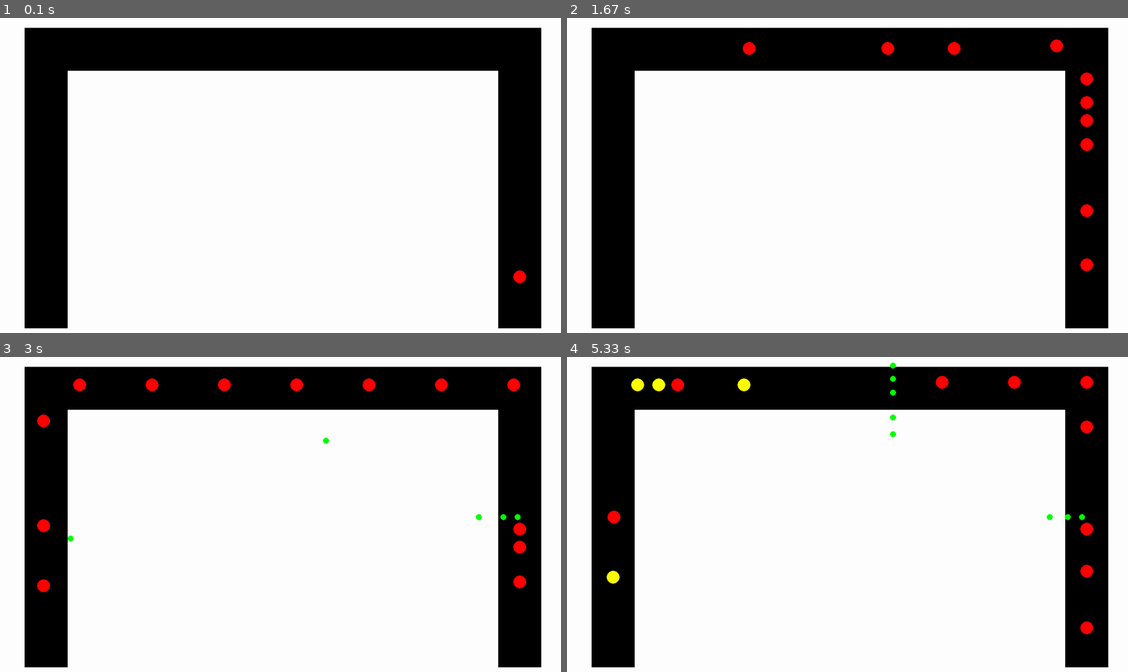
Above: before the commit, frames 1-4 (two rows, left to right).
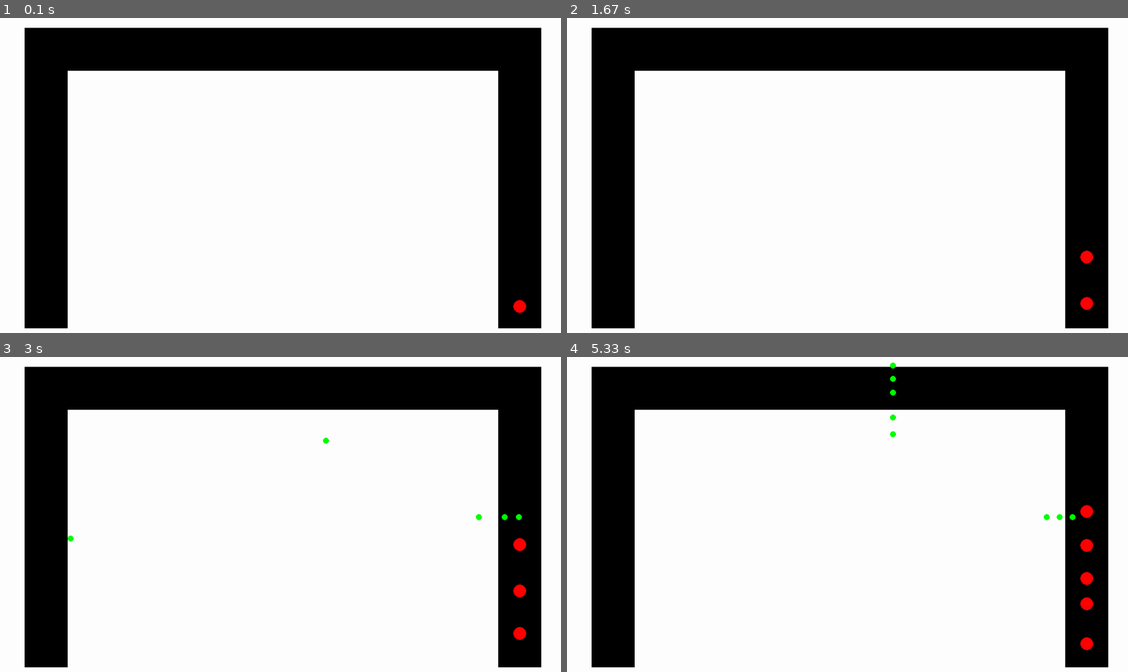
Above: after the commit, the same moments.

Repository: JCoder121/carsim
Game: pygame game, started from files/jeff_MASTER.py
Same seed, same stepped clock (60 frames per second), same inputs: the game is played once before the commit and once after it.
Inputs (mouse positions are in pixels of both pictures, inside the frame that each line leads up to):
- Up to frame 1 (0.1 s): no input
- Up to frame 2 (1.67 s): click (858, 188) at 0.38 s
- Up to frame 3 (3 s): tap Enter at 1.67 s; tap Space at 2, 2.4, 2.7, 2.9 s
- Up to frame 4 (5.33 s): tap Space at 3.23, 3.53, 3.73, 4.03, 4.3, 4.63, 4.93, 5.07 s

The runs differ from the first frame. In frame 1, 0.2% of the frame differs, in the area x 91-94%, y 80-94%; in frame 2, 0.9%; in frame 3, 1.2%; in frame 4, 1.5%, in the area x 7-94%, y 5-94%.

Commit message:
file update

Diff:
--- a/files/calculate.py
+++ /dev/null
@@ -1,41 +0,0 @@
-#take in data and calculate using number praser
-#no passengers
-#will need to take in first line and print tha ONtCE (no ped, 1 ped every second, etc)
-
-import glob
-import os
-
-#NEED A TITLE
-
-data_list = []
-path = "/Users/jeffrey/Documents/Github/carsim/files/testing_current/*.txt"
-
-files = glob.glob(path)
-
-#find integers in all folders: seconds for cars to pass
-for name in files:
-    with open(name) as f:
-
-    	for line in f:
-    		try:
-    			value = int(line)
-    			data_list.append(value)
-    		except ValueError:
-    			pass
-
-    	f.close()
-
-
-#caluculate statistics
-average = 0
-car_sum = 0
-for item in data_list:
-	car_sum += item
-
-average = car_sum / (len(data_list))
-
-with open
-print("\naverage seconds needed: %0.2f" % average)
-
-
-print("done")
--- a/files/most_current.py
+++ b/files/jeff_MASTER.py
@@ -4,8 +4,13 @@
 
 #updated section 3/20/20 8:10PM
 #anichau and jeffchen
-#signed jeffrey chen
-#make the cars spawn closer together with less in
+#signed Anirudh Chaudhary
+#Update: Sequential Car Dropoff: Cars will dropoff if the car in front of it dropped off
+
+'''Things to do:
+1. Sequential car dropping if in the dropoff zone and the car in front is also dropping off
+2. Drop off in the vertical and horizontal direction
+'''
 import pygame
 import random
 import math
@@ -16,10 +21,8 @@
 '''
 notes:
 YELLOW CARS = HAVE DROPPED OFF ALREADY
-
 next step:
 do average speed, etc. in mph
-
 COMMON LOCATIONS
 '''
 
@@ -35,17 +38,16 @@
 SCREEN_WIDTH = 1430
 SCREEN_HEIGHT = 850
 CAR_SIZE = 15
-#SPEED = 0.1
-SPEED = 100
+SPEED = 0.1
 PERSON_SPEED = 1.5
 PERSON_WALK = 200
-MAXSPEED = 14
-#MAXSPEED = 1.5
-#ACCEL = 0.5
-ACCEL = 5
+MAXSPEED = 1.5
+ACCEL = 0.5
 RANDOMPARAM = 8
-INFRONT = 35
+INFRONT = 40
 SWEEP = 20
+
+WAITTIME = 100000
 #change dt for acceleration change, bigger = faster accel
 dt = 0.0006
 
@@ -69,14 +71,22 @@
 
         self.drop_val = -1
         self.drop_x = 0
+        self.drop_y = 0
+
         self.drop_bool = True
         self.accel_bool = True
-
-
-    def stop(self, should_drop):
+        self.is_dropped = False
+        self.pass_bool = True
+        self.drop = False
+        self.time = random.randint(10,15)
+        self.dropping = ""
+        self.start_time_bool = True
+
+
+    def stop(self, the_drop_bool):
         self.speed = 0
         self.accel = 0
-        if should_drop:
+        if the_drop_bool:
             self.color = YELLOW
 
     def detect(self, detect_var):
@@ -98,7 +108,7 @@
                 if (detect_value==RED) or (detect_value==GREEN) or (detect_value==YELLOW):
                     self.accel_bool = False
                     self.stop(False)
-                    return self.accel_bool
+                    return (self.accel_bool)         #in the future, experiment with seeing if you can return the detect_value and self.accel_bool
 
 
     def accelerate(self, var1):
@@ -114,7 +124,7 @@
             #top
             elif var1 == 1:
                 self.x += -MAXSPEED
-            #left
+            #lieft
             elif var1 == 2:
                 self.y += MAXSPEED
 
@@ -152,7 +162,7 @@
     Function to make a new, random car.
     """
     car = Car()
-    car.drop = random.randint(77, 250) * 2
+    car.drop_x = random.randint(77, 250) * 2
 
     return car
 
@@ -205,14 +215,14 @@
     #first_cross = make_person()
     #person_list.append(first_cross)
     my_seconds = 0
-    '''
-    real_time = strftime("%Y-%m-%d %H-%M-%S", gmtime())
-    save_path = "/Users/jeffrey/Documents/Github/carsim/files/testing_current"
-    filestring = "rawdata- " + str(real_time) + ".txt"
-    complete_name = os.path.join(save_path, filestring)
-
-    f = open(complete_name, "a+")
-    '''
+    start_seconds = 0
+    start_seconds_bool = True
+    end_seconds = 0
+    total_seconds = 0
+    first_car_bool = True
+    dropping = ""
+    initial_time_bool = True
+
 
 
     # -------- Main Program Loop -----------
@@ -224,7 +234,6 @@
             #on sublime, use below
             if event.type == pygame.QUIT:
                 done = True
-                f.close()
 
             if event.type == pygame.MOUSEBUTTONDOWN:
                 spawn_bool = True
@@ -244,24 +253,6 @@
             if event.type == pygame.KEYDOWN:
                 person = make_person()
                 person_list.append(person)
-
-            #on IDLE, use below
-            '''
-            if event.type == pygame.QUIT:
-                done = True
-
-            if event.type == pygame.KEYDOWN:
-                print('something')
-                #Space bar spawn a new car.
-                #prevent rapid firing spawn
-                if event.key == pygame.K_SPACE and car.y < 680:
-                    print('hello')
-                    car = make_car()
-                    car_list.append(car)
-                if event.key == pygame.K_RETURN:
-                    person = make_person()
-                    person_list.append(person)
-            '''
 
         #random car spawn
         random_car = random.randint(1,RANDOMPARAM)
@@ -277,9 +268,11 @@
 
         #check if random match and there is a car within rectangular area of start
         if (random_car==3) and spawn_bool:
-        #and len(car_list)<4: - len car list to restrict car number at once on screen
+            #- len car list to restrict car number at once on screen
             car = make_car()
             car_list.append(car)
+
+
 
 
         #random pedestrian spawn
@@ -287,6 +280,7 @@
         #random_ped = 3
         if (random_ped == 3):
             pass
+            #see how this goes
             #person = make_person()
             #person_list.append(person)
 
@@ -307,18 +301,35 @@
             #see if car is on top side, will go horizontal left
 
             elif car.x > 155 and car.y < 100:
-                the_wait_list = [0.005, 0.075, 0.01]
-                #if(int(car.x)==car.drop) or (int(car.x-1)==car.drop_x):
-                if int(car.x) in range(car.drop-2, car.drop+2):
+                detect_val = screen.get_at((int(car.x)-INFRONT, int(car.y)))
+                current_time = pygame.time.get_ticks() / 1000
+
+                if(((int(car.x)==car.drop_x) or (int(car.x-1)==car.drop_x)) and (car.drop == False) and (car.dropping != "In Progress")):  #If the car is in its intended drop off location and it hasn't dropped and it isn't dropping
+                   car.stop(True)
+                   car.dropping = "In Progress"
+                   print(car.dropping)
+                   if car.start_time_bool:
+                       start = pygame.time.get_ticks() / 1000
+                       car.start_time_bool = False
+
+
+                elif (detect_val == YELLOW and (car.x >154 and car.x < 500) and (car.drop == False) and (car.dropping != "In Progress")): #If the car in front is dropping and the present car is not dropping
+                   car.stop(True)
+                   car.dropping = "In Progress"         #A Consideration: If the car in front of the present car stops only slightly at a turn for example, the present car will signify that it is dropping off. As a result, it sometimes doesn't wait as long as a normal dropoff would. If it is a big deal then we can set a timer for 5 seconds or so for  mandatory waiting
+                   print("Car in front stopped")
+
+
+                elif (car.dropping =="In Progress"):
                     car.stop(True)
-                    car.x -= the_wait_list[random.randint(0,2)]
-
-
-                car.detect(1)
-                if car.accel_bool:
-                    car.accelerate(1)
-
-            elif car.x < 155 and car.y > 90:
+                    if current_time > start + car.time:
+                        car.drop = True
+                        car.dropping = ""
+                else:
+                    car.detect(1)
+                    if car.accel_bool:
+                        car.accelerate(1)
+
+            elif car.x < 156 and car.y > 90:
                 #see if car is on left side, will go vertical down
                 car.detect(2)
                 if car.accel_bool:
@@ -329,58 +340,28 @@
             if car.y >(SCREEN_HEIGHT - 50) and car.x<(200):
                 del car_list[0]
                 car_count+=1
-                print("cars crossed:", car_count)
-                #print("a")
-
+                if car_count == 1 and first_car_bool:
+                    start_seconds = pygame.time.get_ticks() / 1000
+                    first_car_bool = False
+                #print("cars crossed:", car_count)
+                print(str(car_count) + " cars")
+                print("Time elapsed " + str(total_seconds))
+                #cars_compare = 100
+
+                #LOOK HERE ANICHAU
                 #currently, on every car pass, write time needed
                 #if writing time only for all 100 to pass, change cars_compare to 100
-                cars_compare = 10
-                #cars_compare = 100
+                cars_compare = 130
                 if car_count == cars_compare:
-                    #hundred_cars_bool = True
-                    real_time = strftime("%Y-%m-%d %H-%M-%S", gmtime())
-                    save_path = "/Users/jeffrey/Documents/Github/carsim/files/testing_current"
-                    filestring = "rawdata- " + str(real_time) + ".txt"
-                    complete_name = os.path.join(save_path, filestring)
-
-                    f = open(complete_name, "a+")
-                    #body_print = "\n\nseconds needed for all " + str(car_count) + " cars to pass: " + str(int(mytime)) + " seconds"
-                    body_print = "\n\nseconds needed for all cars to pass: \n" + str(int(mytime))
-                    print(body_print)
-                    #various hundred car trials below
-                    #f.write("\nthis is first go")
-                    f.write("\nTime Elapsed for Hundred Cars, No Pedestrians")
-                    #write in the date or something else as well
-                    #f.write("Time Elapsed for Hundred Cars, Randomly Spawned Pedestrians")
-                    #f.write("Time Elapsed for Hundred Cars, Pedestrians in Ten Second Intervals")
-                    #f.write("Time Elapsed for Hundred Cars, Pedestrians in Twenty Second Intervals")
-                    #f.write("Time Elapsed for Hundred Cars, Pedestrians in Thirty Second Intervals")
-
-                    f.write(body_print)
-                    f.write("\n\n~~")
-                    f.close()
-
-                    #done = True
-
-                    #FIX NO SUCH FILE OR DIRECTORY SO IT DOESNT WRITE
-                    #delete all cars already created and write new data
-
-
-
-                    car_list.clear()
-                    car_count = 0
-                    my_seconds = 0
-
-
-
-                    #hundred_cars_bool = False
+                    hundred_cars_bool = True
+                    done = True
 
                 #fail safe to check if car going down is still red - not dropped off = bug and need to be fixed
 
                 '''
                 #will go through this later
                 if car.color == RED:
-                    print("car not dropped off, something wrong")
+                    print("car not dropped off, something wrong")
                     done = True
                 '''
 
@@ -464,15 +445,47 @@
 
         # --- Wrap-up, limit to 60 frames per second
         clock.tick(60)
-        my_seconds+=1
-        mytime = my_seconds/60
+        #my_seconds+=1
+        #mytime = my_seconds/60
+
+
+        #print(int(mytime))
+        end_seconds = pygame.time.get_ticks() / 1000
+        total_seconds = end_seconds - start_seconds
+
 
         # update screen with newly drawn
         pygame.display.flip()
 
     # Close everything
     pygame.quit()
-    f.close()
+    if hundred_cars_bool:
+        body_print = "\n\nMinutes needed for 100 cars to pass: " + str(float(total_seconds/60)) + " with wait time between 10 and 15 seconds"
+        print(body_print)
+
+        real_time = strftime("%Y-%m-%d %H-%M-%S", gmtime())
+        save_path = "/Users/jeffrey/Documents/Github/carsim/files/testing_current"
+
+        filestring = "rawdata- " + str(real_time) + ".txt"
+        complete_name = os.path.join(save_path, filestring)
+
+        f = open(complete_name, "a+")
+        #f = open(complete_name, "w")
+        #f = open("text.txt", "a+")
+
+        #various hundred car trials below
+        #f.write("\nthis is first go")
+        f.write("Time Elapsed for 100 Cars, No Pedestrians")
+        #write in the date or something else as well
+        #f.write("Time Elapsed for 100 Cars, Randomly Spawned Pedestrians")
+        #f.write("Time Elapsed for 100 Cars, Pedestrians in 10 Second Intervals")
+        #f.write("Time Elapsed for 100 Cars, Pedestrians in 20 Second Intervals")
+        #f.write("Time Elapsed for 100 Cars, Pedestrians in 30 Second Intervals")
+
+        f.write(body_print)
+        f.write("\n\n=================================================")
+        f.close()
+
 
 if __name__ == "__main__":
     main()
--- a/files/testing.py
+++ /dev/null
@@ -1,6 +0,0 @@
-#testing int
-
-this = "a test"
-
-if this is int:
-	print("something")
--- /dev/null
+++ b/files/testing_current/rawdata- 2020-04-01 00-11-05.txt
@@ -0,0 +1,7 @@
+
+Time Elapsed for Hundred Cars, No Pedestrians
+
+seconds needed for all cars to pass:
+6
+
+~~
--- /dev/null
+++ b/files/testing_current/rawdata- 2020-04-01 00-22-54.txt
@@ -0,0 +1,5 @@
+Time Elapsed for 100 Cars, No Pedestrians
+
+Minutes needed for 100 cars to pass: 13.706333333333335 with wait time between 10 and 15 seconds
+
+=================================================
--- a/jeffrey_unused_functions.txt
+++ /dev/null
@@ -1,168 +0,0 @@
-jeffrey branch text file
-
-
-unused car functions pasted here:
-
-
-'''
-    def decelerate(self, var1):
-        self.Y_ACCEL = self.y_accel*self.y_accel * dt
-        self.X_ACCEL = self.x_accel*self.x_accel * dt
-
-        #from right side
-        if var1 == 0:
-            self.speed = (self.speed - (self.Y_ACCEL))
-            if self.speed < 0:
-                self.speed = 0
-                self.y -= 0
-            else:
-                self.y -= self.speed
-            self.y_accel += ACCEL
-
-        #from top side
-        elif var1 == 1:
-            self.speed = (self.speed - (self.X_ACCEL))
-            if self.speed < 0:
-                self.speed = 0
-                self.x -= 0
-            else:
-                self.x -= self.speed
-            self.x_accel += ACCEL
-
-        #from left side
-        elif var1 == 2:
-            self.speed = (self.speed - (self.Y_ACCEL))
-            if self.speed < 0:
-                self.speed = 0
-                self.y += 0
-            else:
-                self.y += self.speed
-            self.y_accel += ACCEL
-
-        else:
-            print('error decelerate')
-            sys.exit()
-    '''
-
-
-   '''
-    def dropoff(self, drop_val):
-        #drop off from top
-
-
-        if self.drop_bool == True:
-
-            if drop_val == 0:
-
-                #this means that its stopping at top to drop off
-
-                if self.x == self.drop_x and self.y <300:
-                    self.drop_bool = False
-                    self.is_dropped = True
-
-
-            elif drop_val == 1:
-
-                #this means that its stopping at left side going down to d.o.
-
-
-                if self.y == self.drop_y and self.x < 600:
-                    self.drop_bool = False
-                    self.is_dropped = True
-
-            elif drop_val == 100:
-                print('something wrong')
-
-        else:
-            self.drop_bool = False
-            self.is_dropped = False
-
-        return self.is_dropped
-'''
-
-'''
-	def distance(a,b):
-	    '''
-	    This function will find the distance between any two balls
-	    '''
-	    return math.sqrt((a.y - b.y)**2 + (a.x - a.y)**2)
-
-'''
-
-'''
-
-    def person_detect(self, variable):
-
-        #right leg detection
-        person_bool = True
-
-        if variable == 0:
-            for person_sweep in range(-8, 8):
-                for x in range(10, 20):
-                    person_infront = screen.get_at(((int(self.x)-x), int(self.y) + person_sweep))
-                    if person_infront == RED or person_infront == GREEN:
-                        self.stop()
-                        person_bool = False
-                        return person_bool
-
-                #if person_bool:
-                #    self.x -= PERSON_SPEED
-
-        #top leg detection
-        elif variable == 1:
-            for person_sweep in range(-8, 8):
-                for y in range(10,20):
-                    person_infront = screen.get_at(((int(self.x)), int(self.y) +y))
-                    if person_infront == RED or person_infront == GREEN:
-                        self.stop()
-                        person_bool = False
-                        return person_bool
-
-                #if person_bool:
-                #    self.y += PERSON_SPEED
-
-        #left leg detection
-        elif variable == 2:
-            for person_sweep in range(-8, 8):
-                for x in range(10,20):
-                    person_infront = screen.get_at((int(self.x)+x, int(self.y)))
-                    if person_infront == RED or person_infront == GREEN:
-                        self.stop()
-                        person_bool = False
-                        return person_bool
-
-                #if person_bool:
-                #    self.x += PERSON_SPEED
-'''
-
-
-
-
-'''
-
-#person stop function?
-    #person coming from top
-    elif person.personal_value == 1:
-
-        for y in range(10,20):
-            person_infront = screen.get_at(((int(person.x)), int(person.y) +y))
-            if person_infront == RED or person_infront == GREEN:
-                person.stop()
-                person_bool = False
-
-        if person_bool:
-            person.y += PERSON_SPEED
-
-    #person coming from left leg
-    elif person.personal_value == 2:
-        for x in range(10,20):
-            person_infront = screen.get_at((int(person.x)+x, int(person.y)))
-            if person_infront == RED or person_infront == GREEN:
-                person.stop()
-                person_bool = False
-
-        if person_bool:
-            person.x += PERSON_SPEED
-
-
-'''
Renamed: files/ani_test.py -> files/past versions/ani_test.py
Renamed: files/old_save.py -> files/past versions/old_save.py
Renamed: files/pygamecarv1.py -> files/past versions/pygamecarv1.py
Not shown, added: .DS_Store
Not shown, added: files/img/.DS_Store
Not shown, added: files/past versions/pygame_test.pyc
Not shown, added: files/past versions/pygamecarv1.pyc
